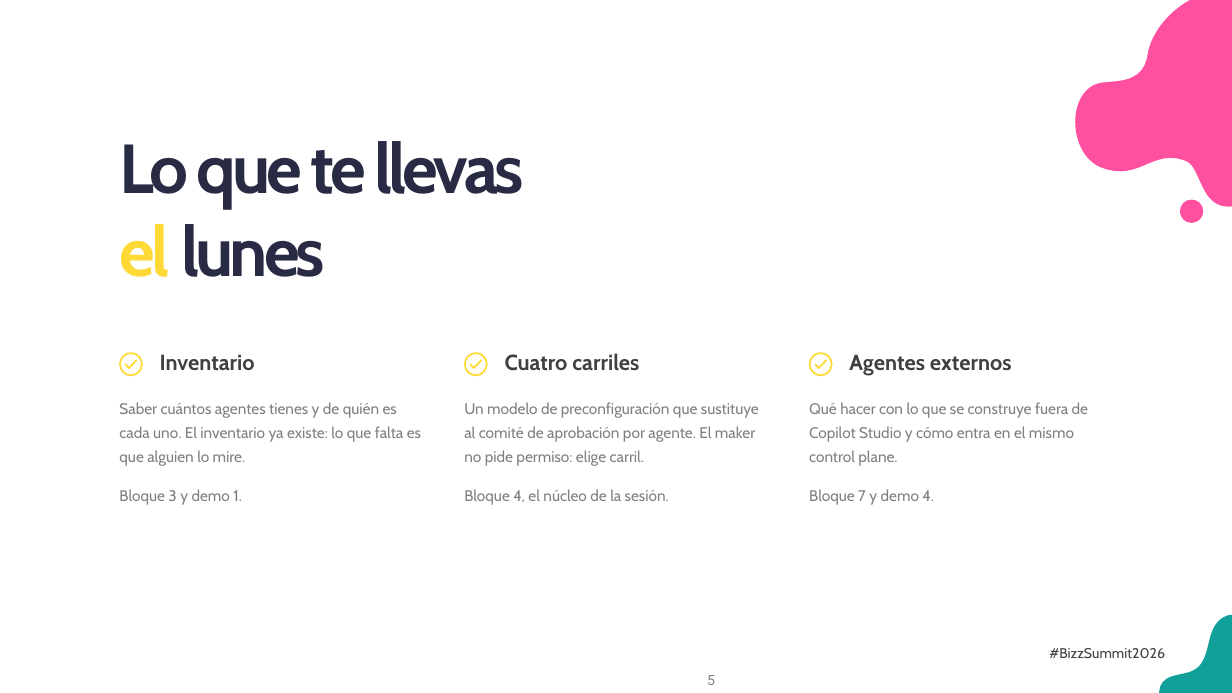
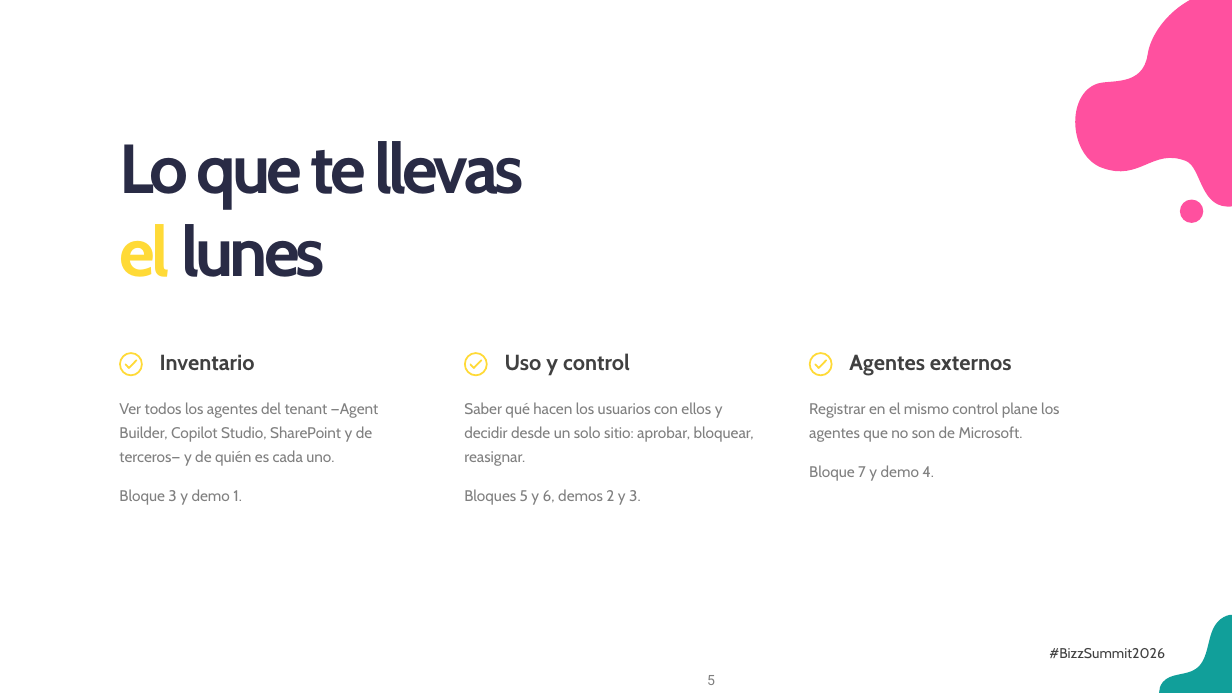
Before and after one commit to antoniosql/materiales-sesiones, a slide deck: slide 5 of BizzSummit/2026/01_trabajo/BizzSummit2026_De_la_jungla_al_control_plane.pptx. Drawn at 1232x693 pixels with LibreOffice and Linux fonts; fonts in the diff are those of the drawing; background and template pictures are left out. Boxes give left, top, right and bottom in pixels: in the first picture for what was removed or moved away, otherwise in the second. Text is boxed around its words. In the diff, an @@ line names an element or a change of style, - is before the commit and + after.

```diff
--- a/BizzSummit/2026/01_trabajo/BizzSummit2026_De_la_jungla_al_control_plane.pptx
+++ b/BizzSummit/2026/01_trabajo/BizzSummit2026_De_la_jungla_al_control_plane.pptx
@@ text at bbox=[505, 353, 630, 376]: text changed @@
-Cuatro carriles
+Uso y control
@@ text at bbox=[119, 402, 379, 466]: text changed @@
-Saber cuántos agentes tienes y de quién es cada uno. El inventario ya existe: lo que falta es que alguien lo mire.
+Ver todos los agentes del tenant —Agent Builder, Copilot Studio, SharePoint y de terceros— y de quién es cada uno.
@@ text at bbox=[464, 402, 754, 505]: text changed @@
-Un modelo de preconfiguración que sustituye al comité de aprobación por agente. El maker no pide permiso: elige carril.
-Bloque 4, el núcleo de la sesión.
+Saber qué hacen los usuarios con ellos y decidir desde un solo sitio: aprobar, bloquear, reasignar.
+Bloques 5 y 6, demos 2 y 3.
@@ text at bbox=[809, 402, 1059, 442]: text changed @@
-Qué hacer con lo que se construye fuera de Copilot Studio y cómo entra en el mismo control plane.
+Registrar en el mismo control plane los agentes que no son de Microsoft.
```
Also in this commit, not shown: 20 other slides changed, 13 other files.
